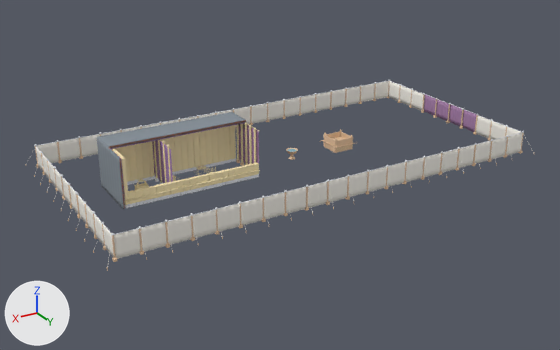
The glTF model public/models/tabernacle.glb: old version first, new version second.
One viewpoint serves both versions: a 50 mm lens placed at (86.7, 142.4, 67.7), pointed at (2.7, 2.4, -2.3). Arrows for +X, +Y and +Z are at lower left; the lights stay in place. The first picture is the older version. Where no turn or scale is listed for an object, it has been applied to the vertices.

The scene before the commit, as lines of its bpy script (objects in view):
```python
me_altar_001_altar = bpy.data.meshes.new('altar_001_altar')
me_altar_001_altar.from_pydata(...)  # 652 vertices, 1144 faces; spans x -3.6..3.6, y -2.83..2.83, z -1.8..1.8
# faces by material slot: [760, 384]
me_altar_001_altar.materials.append(mat_bronze)  # beige #e7c4a0
me_altar_001_altar.materials.append(mat_golddark)  # beige #f1e1b1
me_court_062_hanging = bpy.data.meshes.new('court_062_hanging')
me_court_062_hanging.from_pydata(...)  # 1682 vertices, 3356 faces; spans x -50.0..50.0, y -0.1..0.1, z -2.5..2.5
# faces by material slot: [3336, 20]
me_court_062_hanging.materials.append(mat_linen)  # white #f9f6ed
me_court_062_hanging.materials.append(mat_silver)  # white #eff1f5
me_court_063_hanging = bpy.data.meshes.new('court_063_hanging')
me_court_063_hanging.from_pydata(...)  # 852 vertices, 1696 faces; spans x -0.1..0.1, y -25.0..25.0, z -2.5..2.5
# faces by material slot: [1676, 20]
me_court_063_hanging.materials.append(mat_linen)  # white #f9f6ed
me_court_063_hanging.materials.append(mat_silver)  # white #eff1f5
ob_altar_001_altar = bpy.data.objects.new('altar_001_altar', me_altar_001_altar)
ob_altar_001_altar.location = (-15.0, 0.0, 1.8)
ob_court_062_hanging = bpy.data.objects.new('court_062_hanging', me_court_062_hanging)
ob_court_062_hanging.location = (0.0, -25.0, 2.8)
ob_court_063_hanging = bpy.data.objects.new('court_063_hanging', me_court_063_hanging)
ob_court_063_hanging.location = (50.0, 0.0, 2.8)
# also in view: 'court_061_hanging' at (0.0, 25.0, 2.8); 'coverings_006_west' at (41.5, 0.0, 5.8); 'coverings_004_roof' at (25.7, -3.2, 11.5); 'court_064_hanging' at (-50.0, -17.5, 2.8); 'ark_002_veil' at (30.0, 0.0, 5.6)
```
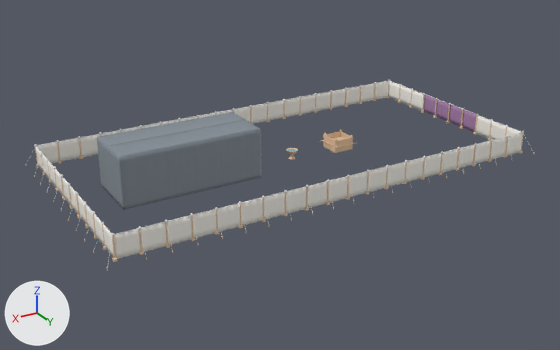
What differs and where, as boxes (x1, y1, x2, y2) in the pictures (560 x 350 px):
'coverings_010_south', added: after (119, 129, 261, 210)
'coverings_009_roof_south', added: after (108, 120, 261, 157)

What the commit changed:
Mesh me_coverings_010_south is new.
It has 1536 vertices, 3068 faces and spans x -15.8..15.8, y -0.1..0.1, z -5.6..5.6.
It uses material mat_tachash (grey #848e97).
Mesh me_coverings_009_roof_south is new.
It has 1098 vertices, 2192 faces and spans x -15.8..15.8, y -3.2..3.2, z -0.1..0.1.
It uses material mat_tachash (grey #848e97).
Object 'coverings_010_south' (ob_coverings_010_south) is new; it shows me_coverings_010_south.
Its location is (25.7, 6.5, 5.8).
Object 'coverings_009_roof_south' (ob_coverings_009_roof_south) is new; it shows me_coverings_009_roof_south.
Its location is (25.7, 3.2, 11.5).
